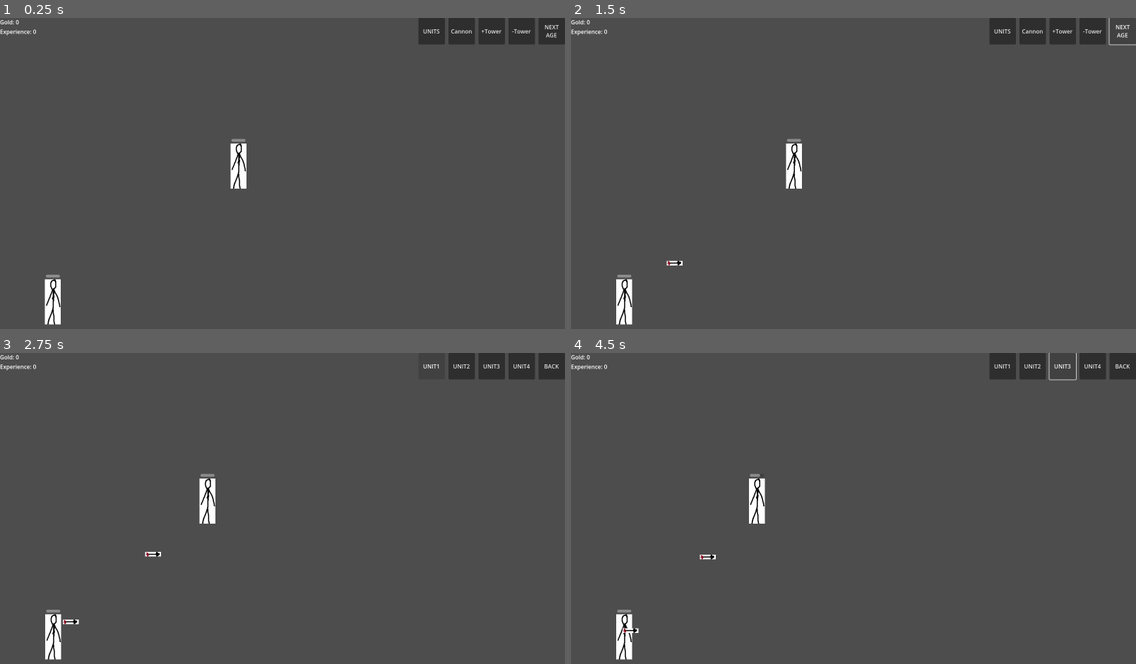
Above: before the commit, frames 1-4 (two rows, left to right).
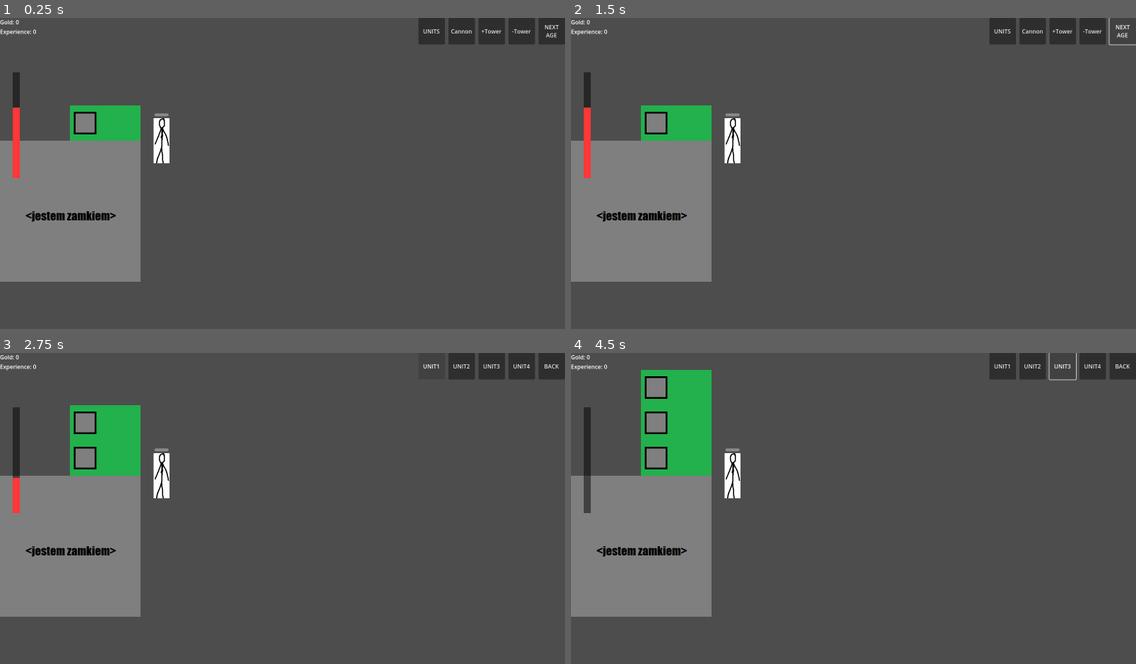
Above: after the commit, the same moments.

Repository: Xeviz/Age-Of-Conflict
Game: Godot game, scene res://GameplayMap/gameplay_map.tscn
The game is run twice, just before and just after one commit, with the same random seed, the same clock (stepped at 60 frames per second) and the same inputs.
Inputs:
- Up to frame 1 (0.25 s): no input
- Up to frame 2 (1.5 s): click "NEXT AGE" at 0.5 s; click "NEXT AGE" at 1.25 s
- Up to frame 3 (2.75 s): click "UNITS" at 2 s
- Up to frame 4 (4.5 s): click "UNIT1" at 2.75 s; click "UNIT2" at 3.5 s; click "UNIT3" at 4.25 s

The runs differ from the first frame. In frame 1, 14% of the frame differs, in the area x 0-44%, y 17-99%; in frame 2, 14%; in frame 3, 16%; in frame 4, 17%, in the area x 0-35%, y 5-99%.

Commit message:
castle and tower added, adding towers to the castle implemented

Diff:
--- /dev/null
+++ b/Castle/castle.gd
@@ -0,0 +1,30 @@
+extends StaticBody2D
+class_name Castle
+
+@onready var health_bar = $HealthBar
+@onready var towers = $Towers
+@onready var tower_scene = preload("res://Tower/tower.tscn")
+
+var max_health: int = 10
+var current_health: int = 10
+
+var is_alive: bool = true
+var belongs_to_player: bool = true
+
+var next_tower_spawn_pos = Vector2(100, -250)
+
+func _ready():
+	health_bar.max_value = max_health
+	health_bar.value = current_health
+
+func receive_damage(damage_amount):
+	append_tower()
+	current_health-=damage_amount
+	health_bar.value = current_health
+
+
+func append_tower():
+	var new_tower = tower_scene.instantiate()
+	new_tower.position = next_tower_spawn_pos
+	towers.add_child(new_tower)
+	next_tower_spawn_pos.y += -100
--- /dev/null
+++ b/Castle/castle.tscn
@@ -0,0 +1,37 @@
+[gd_scene load_steps=6 format=3 uid="uid://b01svbciva0rt"]
+
+[ext_resource type="Script" path="res://Castle/castle.gd" id="1_fh0d6"]
+[ext_resource type="Texture2D" uid="uid://c22832tsdsjvf" path="res://Textures/placeholder_castle.png" id="1_u38cq"]
+
+[sub_resource type="RectangleShape2D" id="RectangleShape2D_r2lyy"]
+size = Vector2(400, 400)
+
+[sub_resource type="StyleBoxFlat" id="StyleBoxFlat_gege0"]
+bg_color = Color(0, 0, 0, 0.490196)
+
+[sub_resource type="StyleBoxFlat" id="StyleBoxFlat_6j3xm"]
+bg_color = Color(1, 0.215686, 0.215686, 1)
+
+[node name="Castle" type="StaticBody2D"]
+script = ExtResource("1_fh0d6")
+
+[node name="CollisionShape2D" type="CollisionShape2D" parent="."]
+shape = SubResource("RectangleShape2D_r2lyy")
+
+[node name="Sprite2D" type="Sprite2D" parent="."]
+texture = ExtResource("1_u38cq")
+
+[node name="Towers" type="Node2D" parent="."]
+
+[node name="HealthBar" type="ProgressBar" parent="."]
+offset_left = -162.0
+offset_top = -94.0
+offset_right = 138.0
+offset_bottom = -74.0
+rotation = 4.71239
+theme_override_styles/background = SubResource("StyleBoxFlat_gege0")
+theme_override_styles/fill = SubResource("StyleBoxFlat_6j3xm")
+min_value = 1.0
+step = 1.0
+value = 50.0
+show_percentage = false
--- a/GameplayMap/gameplay_map.tscn
+++ b/GameplayMap/gameplay_map.tscn
@@ -2,8 +2,8 @@
 
 [ext_resource type="PackedScene" uid="uid://biamp6v4ql1tg" path="res://Interface/GameplayUI/gameplay_ui.tscn" id="1_1bf4r"]
 [ext_resource type="Script" path="res://GameplayMap/gameplay_map.gd" id="1_f8w7p"]
-[ext_resource type="PackedScene" uid="uid://dm3gka7brbfao" path="res://Unit/MeleeUnit.tscn" id="2_eknhu"]
-[ext_resource type="PackedScene" uid="uid://bqwn33etfco84" path="res://Unit/ranged_unit.tscn" id="4_bjfs2"]
+[ext_resource type="PackedScene" uid="uid://dm3gka7brbfao" path="res://Unit/melee_unit.tscn" id="2_eknhu"]
+[ext_resource type="PackedScene" uid="uid://b01svbciva0rt" path="res://Castle/castle.tscn" id="4_fru5x"]
 
 [sub_resource type="RectangleShape2D" id="RectangleShape2D_cetnj"]
 size = Vector2(2000, 450)
@@ -28,8 +28,8 @@
 
 [node name="GameplayUI" parent="Camera2D" instance=ExtResource("1_1bf4r")]
 
-[node name="RangedUnit" parent="." instance=ExtResource("4_bjfs2")]
-position = Vector2(141, 805)
+[node name="MeleeUnit2" parent="." instance=ExtResource("2_eknhu")]
+position = Vector2(464, 343)
 
-[node name="MeleeUnit2" parent="." instance=ExtResource("2_eknhu")]
-position = Vector2(684, 420)
+[node name="Castle" parent="." instance=ExtResource("4_fru5x")]
+position = Vector2(198, 548)
--- a/States/Units/UnitMoving.gd
+++ b/States/Units/UnitMoving.gd
@@ -9,5 +9,5 @@
 	if unit.current_target:
 		unit.move_towards_target(delta)
 		var distance_to_target = unit.global_position.distance_to(unit.current_target.global_position)
-		if distance_to_target <= unit.attack_range:
+		if unit.attack_range_area.overlaps_body(unit.current_target):
 			state_transition.emit(self, "UnitAttacking")
--- /dev/null
+++ b/Tower/tower.gd
@@ -0,0 +1,8 @@
+extends Node2D
+
+
+@onready var cannon_placement_area = $CannonPlacementArea
+@onready var placement_highligher = $AreaHighlighter
+@onready var state_machine = $FiniteStateMachine
+
+var mounted_cannon: Node2D
--- /dev/null
+++ b/Tower/tower.tscn
@@ -0,0 +1,31 @@
+[gd_scene load_steps=5 format=3 uid="uid://cinb3jgmju3ga"]
+
+[ext_resource type="Script" path="res://Tower/tower.gd" id="1_dhktn"]
+[ext_resource type="Texture2D" uid="uid://bnmta4uoblac2" path="res://Textures/placeholder_tower.png" id="1_e27pc"]
+[ext_resource type="Script" path="res://States/finite_state_machine.gd" id="3_5l3pl"]
+
+[sub_resource type="RectangleShape2D" id="RectangleShape2D_founh"]
+size = Vector2(60, 60)
+
+[node name="Tower" type="Node2D"]
+script = ExtResource("1_dhktn")
+
+[node name="Sprite2D" type="Sprite2D" parent="."]
+texture = ExtResource("1_e27pc")
+
+[node name="CannonPlacementArea" type="Area2D" parent="."]
+position = Vector2(-57, 1)
+
+[node name="CollisionShape2D" type="CollisionShape2D" parent="CannonPlacementArea"]
+shape = SubResource("RectangleShape2D_founh")
+
+[node name="AreaHighlighter" type="ColorRect" parent="."]
+visible = false
+offset_left = -87.0
+offset_top = -29.0
+offset_right = -27.0
+offset_bottom = 31.0
+color = Color(1, 0, 0, 0.470588)
+
+[node name="FiniteStateMachine" type="Node" parent="."]
+script = ExtResource("3_5l3pl")
--- a/Unit/MeleeUnit.tscn
+++ b/Unit/melee_unit.tscn
@@ -6,6 +6,9 @@
 [ext_resource type="Script" path="res://States/Units/UnitAttacking.gd" id="4_qarve"]
 [ext_resource type="Script" path="res://States/Units/UnitMoving.gd" id="5_3fjx8"]
 [ext_resource type="Script" path="res://States/Units/UnitDying.gd" id="6_ruaie"]
+
+[sub_resource type="CircleShape2D" id="CircleShape2D_pp4wi"]
+radius = 60.0
 
 [sub_resource type="RectangleShape2D" id="RectangleShape2D_7i8nq"]
 size = Vector2(35, 128)
@@ -15,6 +18,11 @@
 
 [node name="MeleeUnit" type="CharacterBody2D"]
 script = ExtResource("1_dqpgt")
+
+[node name="AttackRangeArea" type="Area2D" parent="."]
+
+[node name="CollisionShape2D" type="CollisionShape2D" parent="AttackRangeArea"]
+shape = SubResource("CircleShape2D_pp4wi")
 
 [node name="UnitCollider" type="CollisionShape2D" parent="."]
 shape = SubResource("RectangleShape2D_7i8nq")
--- a/Unit/unit.gd
+++ b/Unit/unit.gd
@@ -5,6 +5,7 @@
 @onready var unit_collider = $UnitCollider
 @onready var unit_detection_area_collider = $EnemyDetectionArea/CollisionShape2D
 @onready var state_machine = $FiniteStateMachine
+@onready var attack_range_area = $AttackRangeArea
 
 
 var speed: float = 35.0
@@ -75,7 +76,7 @@
 	global_position = spawn_cords
 
 func receive_damage(damage_amount):
-	current_health-=damage
+	current_health-=damage_amount
 	health_bar.value = current_health
 	if current_health<=0 and is_alive:
 		is_alive = false
@@ -100,5 +101,5 @@
 
 
 func _on_enemy_detection_area_body_entered(body):
-	if body is Unit and belongs_to_player != body.belongs_to_player:
+	if (body is Unit or body is Castle) and belongs_to_player != body.belongs_to_player:
 		lock_on_target(body)
Binary file added: Textures/placeholder_cannon.png
Not shown, added: Textures/placeholder_cannon.png.import
Binary file added: Textures/placeholder_castle.png
Not shown, added: Textures/placeholder_castle.png.import
Binary file added: Textures/placeholder_tower.png
Not shown, added: Textures/placeholder_tower.png.import
Not shown: 1 places in Unit/melee_unit.tscn that only renumber resources
